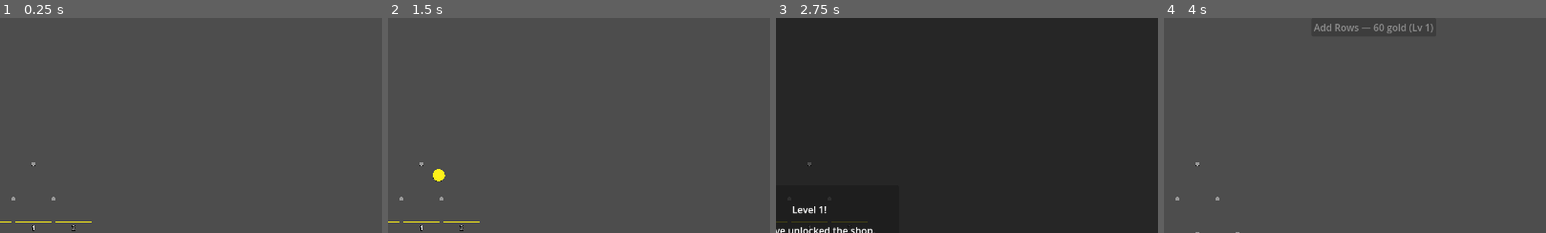
Above: before the commit, frames 1-4 (left to right).
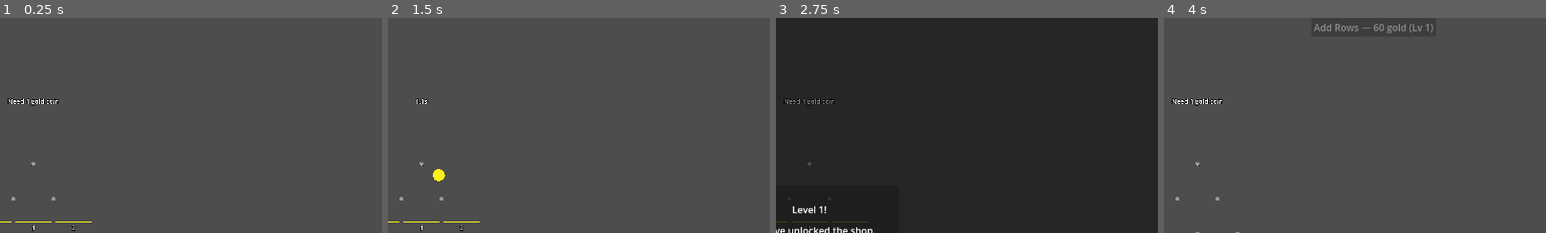
Above: after the commit, the same moments.

Repository: kjbrown-sandbox/pleenko
Game: Godot game, scene res://entities/main/main.tscn
Two runs of this game, one before a commit and one after it. Both use one fixed random seed, a clock stepped at 60 frames per second and the inputs below.
Inputs (mouse positions are % of the whole screen's width and height, from its top left):
- Up to frame 1 (0.25 s): no input
- Up to frame 2 (1.5 s): tap Enter at 0.5 s; move the mouse to (72, 45) at 0.52 s; hold Right (board_right) 0.53-1.28 s; hold Space (drop_coin) 0.53-1.28 s; click (72, 45) at 0.67 s; move the mouse to (30, 55) at 1.27 s; hold Left (board_left) from 1.28 s (still down); tap 1 (drop_unrefined) at 1.35 s
- Up to frame 3 (2.75 s): move the mouse to (60, 28) at 2.02 s; release Left (board_left) at 2.03 s; hold Right (board_right) from 2.03 s (still down); tap P at 2.1 s
- Up to frame 4 (4 s): release Right (board_right) at 2.75 s; click "Claim Reward" at 2.75 s; click "Add Rows — 6 gold (Lv 0)" at 3.5 s
The pictures show only the part of the screen within x 46-96%, y 0-50%; the shares and areas given below are measured in that part.

The runs differ from the first frame. In frame 1, 0.3% of the frame differs, in the area x 2-16%, y 37-41%; in frame 2, less than 0.1%; in frame 3, 0.2%; in frame 4, 0.3%.

Commit message:
Show delay + cost

Diff:
--- a/entities/plinko_board/plinko_board.gd
+++ b/entities/plinko_board/plinko_board.gd
@@ -16,12 +16,14 @@
 @onready var buckets_container: Node3D = $Buckets
 @onready var upgrade_section = $UpgradeSection
 @onready var coin_queue: CoinQueue = $CoinQueue
+@onready var drop_status_label: Label3D = $DropStatusLabel
 
 var board_type: Enums.BoardType
 var advanced_bucket_type: Enums.CurrencyType
 var is_waiting: bool = false
 var bucket_value_multiplier: int = 1
 var should_show_advanced_buckets: bool = false
+var _drop_timer_remaining: float = 0.0
 
 func setup(type: Enums.BoardType) -> void:
 	board_type = type
@@ -29,6 +31,7 @@
 	build_board()
 	coin_queue.setup(Vector3(0, vertical_spacing + 0.2, 0))
 	LevelManager.rewards_claimed.connect(_on_rewards_claimed)
+	CurrencyManager.currency_changed.connect(_on_currency_changed)
 
 	# Each board tier doubles the base drop delay: gold=2s, orange=4s, red=8s, etc.
 	drop_delay = drop_delay * pow(2, board_type)
@@ -38,6 +41,16 @@
 			advanced_bucket_type = Enums.CurrencyType.RAW_ORANGE
 		Enums.BoardType.ORANGE:
 			advanced_bucket_type = Enums.CurrencyType.RAW_RED
+
+	# Position the label above the drop point
+	drop_status_label.position = Vector3(0, vertical_spacing + 0.7, 0)
+	_update_drop_status()
+
+
+func _process(delta: float) -> void:
+	if is_waiting:
+		_drop_timer_remaining = maxf(0.0, _drop_timer_remaining - delta)
+		_update_drop_status()
 
 
 func request_drop() -> void:
@@ -107,13 +120,38 @@
 
 func _start_drop_timer() -> void:
 	is_waiting = true
+	_drop_timer_remaining = drop_delay
 	get_tree().create_timer(drop_delay).timeout.connect(_on_drop_timer_done)
 
 
 func _on_drop_timer_done() -> void:
 	is_waiting = false
+	_drop_timer_remaining = 0.0
+	_update_drop_status()
 	if coin_queue.has_queue() and not coin_queue.is_empty():
 		_drop_from_queue()
+
+
+func _on_currency_changed(_type: Enums.CurrencyType, _new_balance: int, _new_cap: int) -> void:
+	if not is_waiting:
+		_update_drop_status()
+
+
+func _update_drop_status() -> void:
+	var text: String
+	if is_waiting:
+		text = "%.1fs" % _drop_timer_remaining
+	else:
+		var parts: PackedStringArray = []
+		for cost in _get_drop_costs():
+			var currency_name: String = Enums.CurrencyType.keys()[cost[0]].to_lower().replace("_", " ")
+			parts.append("%d %s" % [cost[1], currency_name])
+		text = "Need " + ", ".join(parts)
+
+	if coin_queue.has_queue():
+		text += " [%d/%d]" % [coin_queue.count, coin_queue._capacity]
+
+	drop_status_label.text = text
 
 
 func on_coin_landed(coin: Coin) -> void:
--- a/entities/plinko_board/plinko_board.tscn
+++ b/entities/plinko_board/plinko_board.tscn
@@ -15,3 +15,6 @@
 script = ExtResource("3_coinqueue")
 
 [node name="UpgradeSection" parent="." unique_id=453723975 instance=ExtResource("2_upgrade")]
+
+[node name="DropStatusLabel" type="Label3D" parent="."]
+font_size = 32
